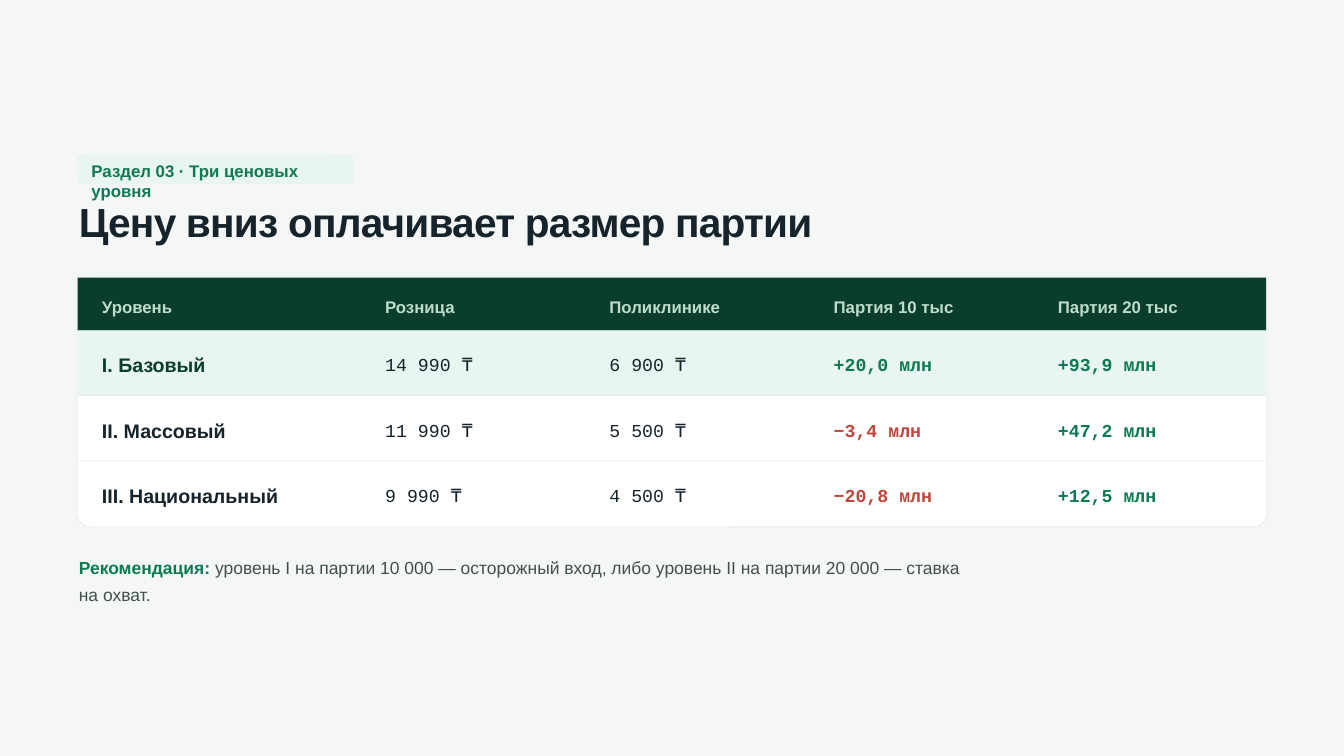
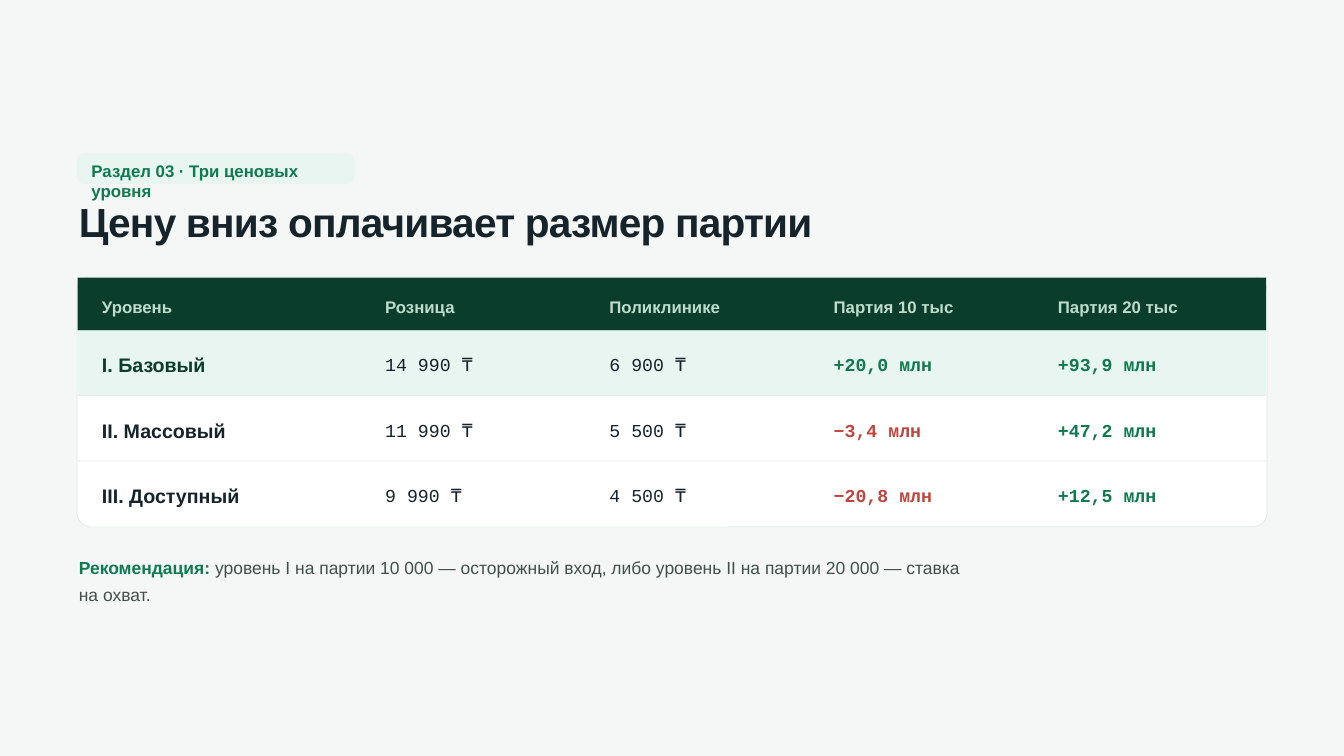
Before and after one commit to Beibute/damumed-band, a slide deck: slide 7 of files/damumed-band-prezentaciya.pptx. Drawn at 1344x756 pixels with LibreOffice and Linux fonts; fonts in the diff are those of the drawing. Boxes give left, top, right and bottom in pixels: in the first picture for what was removed or moved away, otherwise in the second. Text is boxed around its words. In the diff, an @@ line names an element or a change of style, - is before the commit and + after.

Commit message:
Уровень III — Доступный; раздел уровней под новую логику оплаты; фикс названий центров

```diff
--- a/files/damumed-band-prezentaciya.pptx
+++ b/files/damumed-band-prezentaciya.pptx
@@ text at (102,488,239,507): text changed @@
-III. Национальный
+III. Доступный
```
Also in this commit, not shown: 2 other files.
